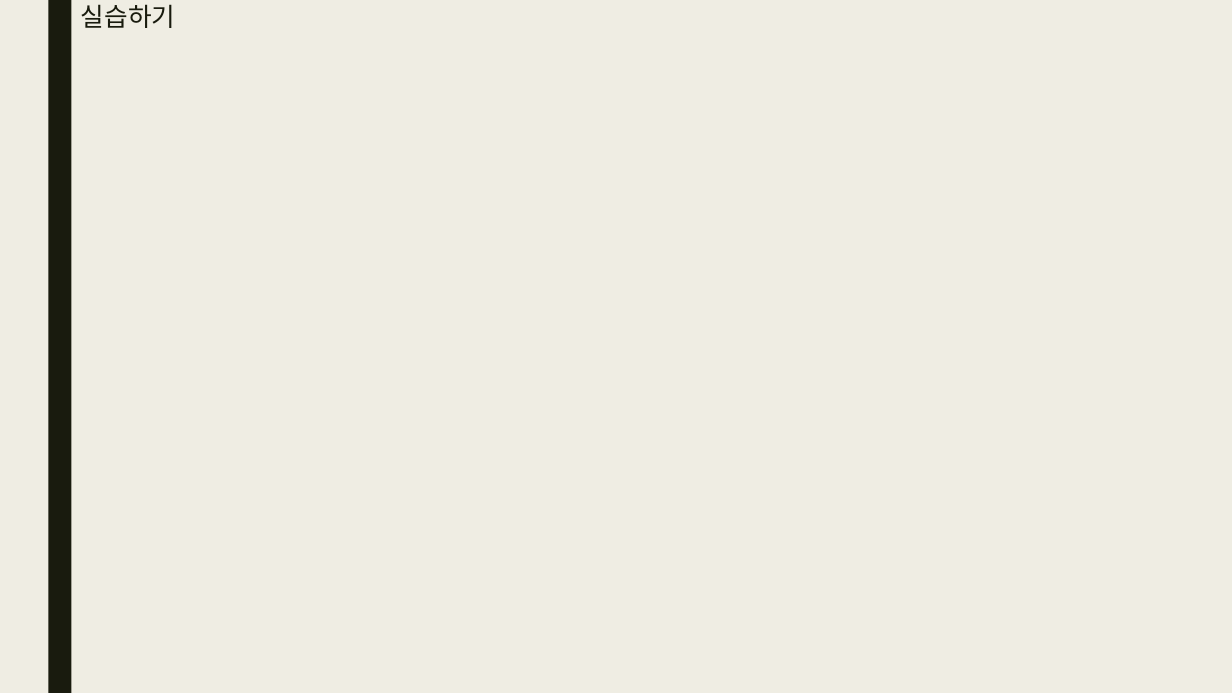
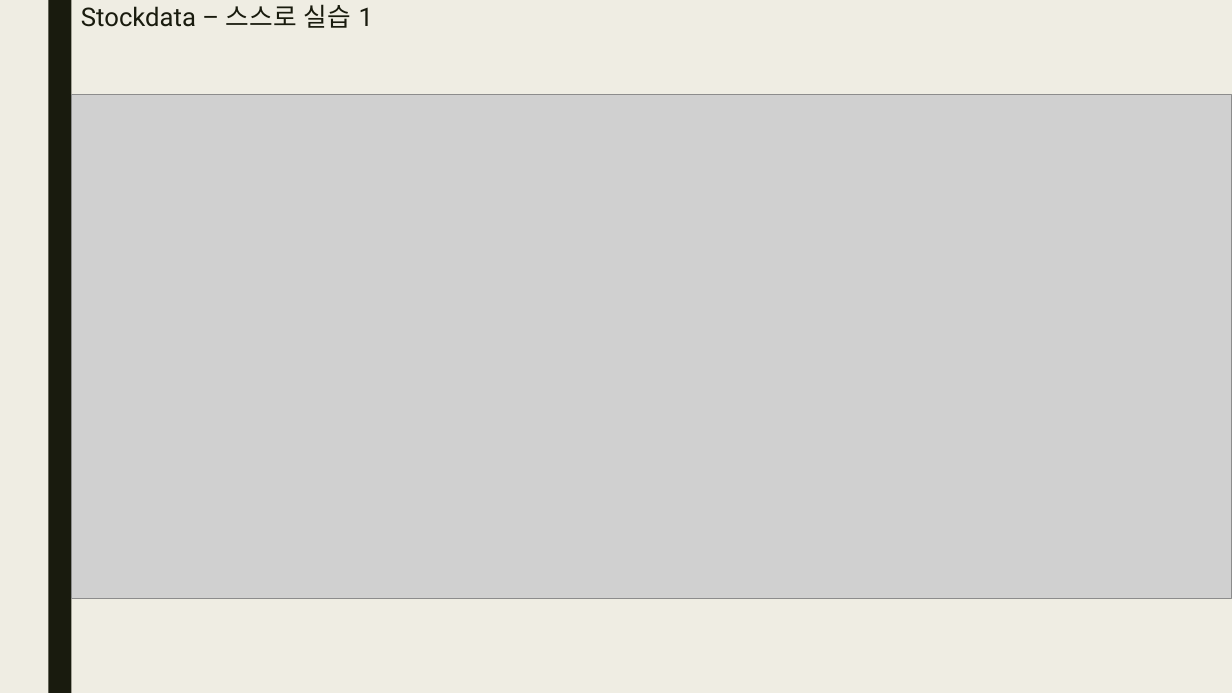
Before and after one commit to bino0130/kopo-java, a slide deck: slide 16 of 자바심화 과제/20230425 자바심화 과제 남정현.pptx. Drawn at 1232x693 pixels with LibreOffice and Linux fonts; fonts in the diff are those of the drawing; grey boxes stand for pictures. Boxes give left, top, right and bottom in pixels: in the first picture for what was removed or moved away, otherwise in the second. Text is boxed around its words. In the diff, an @@ line names an element or a change of style, - is before the commit and + after.

```diff
--- a/자바심화 과제/20230425 자바심화 과제 남정현.pptx
+++ b/자바심화 과제/20230425 자바심화 과제 남정현.pptx
@@ title at (81,4,373,28): text changed @@
-실습하기
+Stockdata – 스스로 실습 1
@@ picture added at (72,94,1232,599) @@
```
Also in this commit, not shown: 1 other slide changed, 3 slides added, 1 slide removed.
